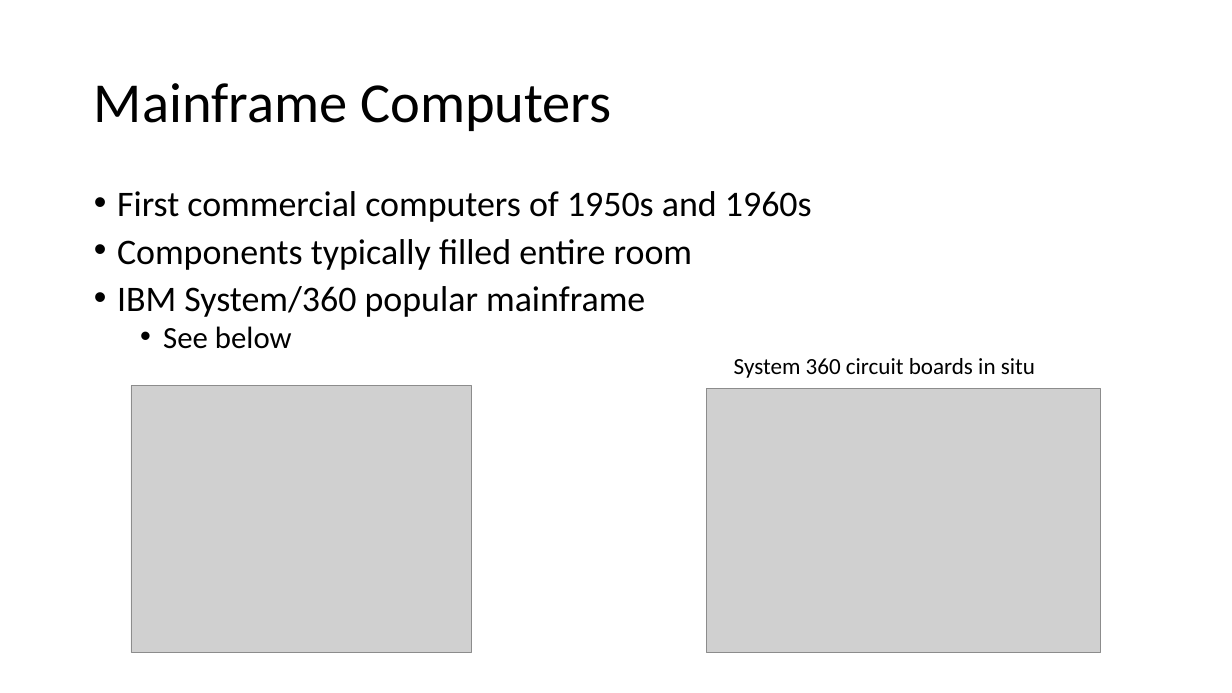
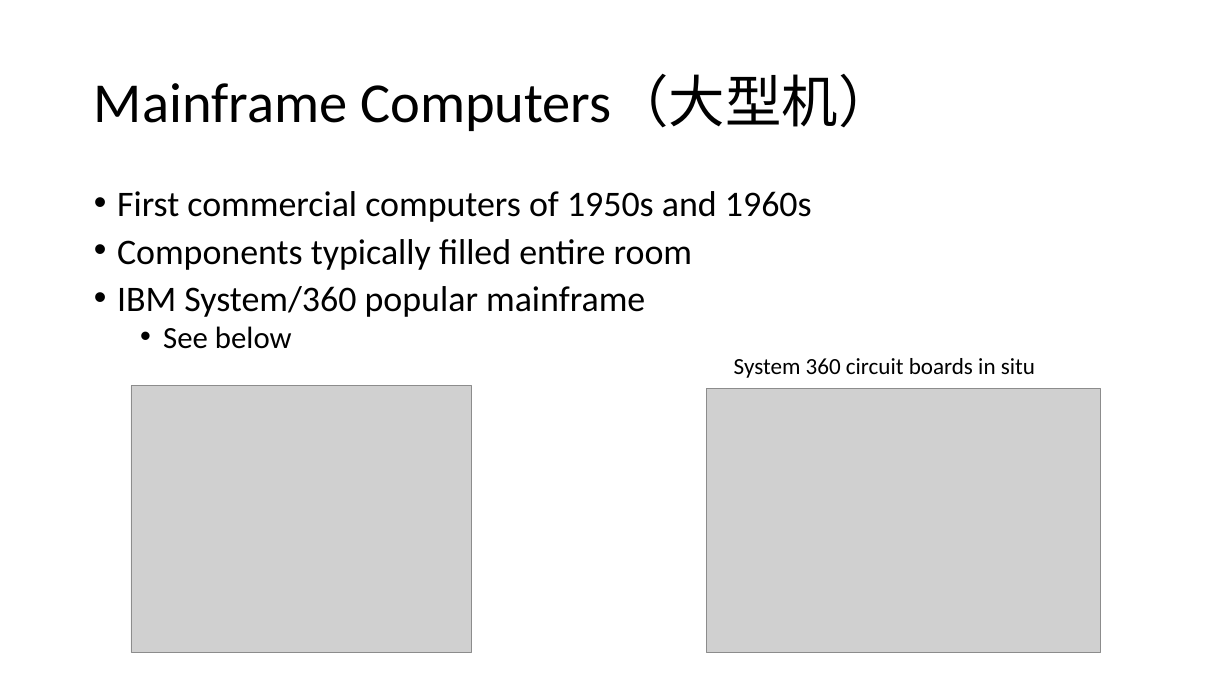
Before and after one commit to vcboy1/Leeds, a slide deck: slide 16 of 26fall/1860/Lecture/Week1/Lecture 1.1.2.pptx. Drawn at 1232x693 pixels with LibreOffice and Linux fonts; fonts in the diff are those of the drawing; grey boxes stand for pictures; background and template pictures are left out. Boxes give left, top, right and bottom in pixels: in the first picture for what was removed or moved away, otherwise in the second. Text is boxed around its words. In the diff, an @@ line names an element or a change of style, - is before the commit and + after.

```diff
--- a/26fall/1860/Lecture/Week1/Lecture 1.1.2.pptx
+++ b/26fall/1860/Lecture/Week1/Lecture 1.1.2.pptx
@@ title at <box>94,74,894,131</box>: text changed @@
-Mainframe Computers
+Mainframe Computers（大型机）
```
Also in this commit, not shown: 5 other slides changed, 7 other files.
